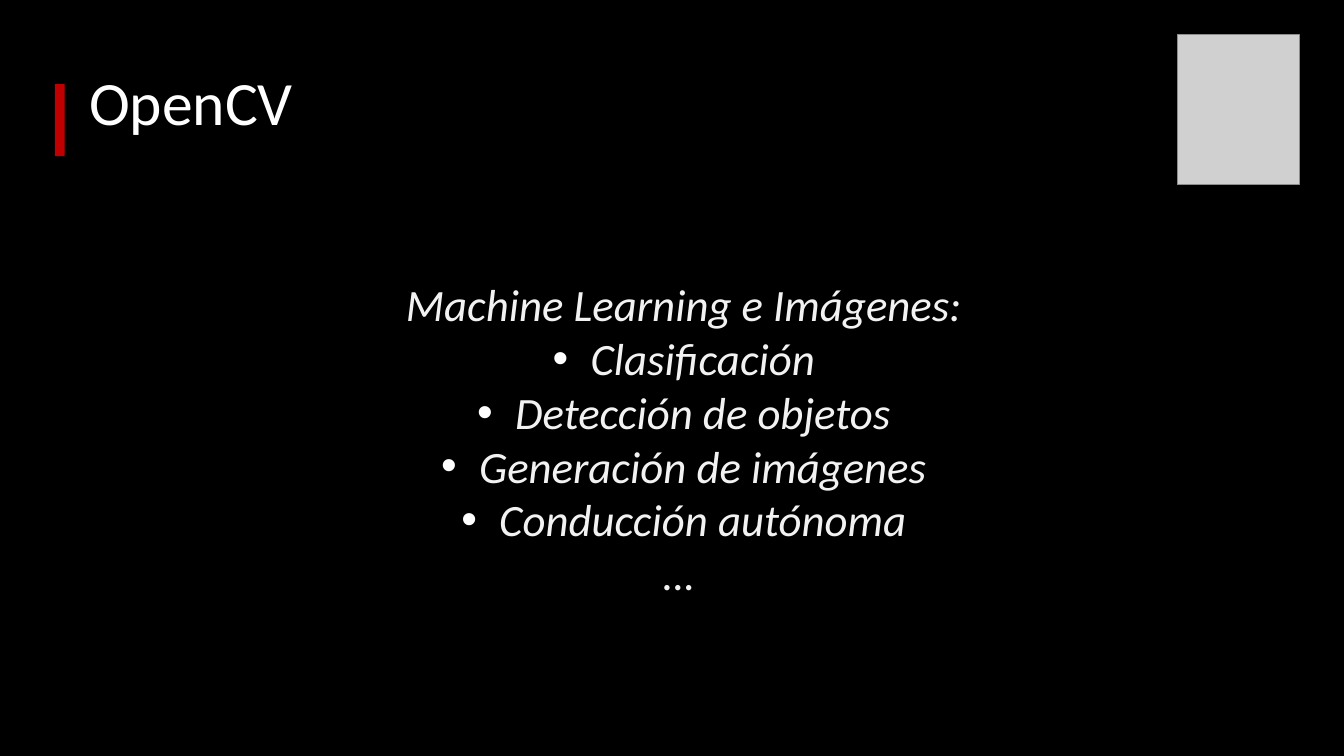
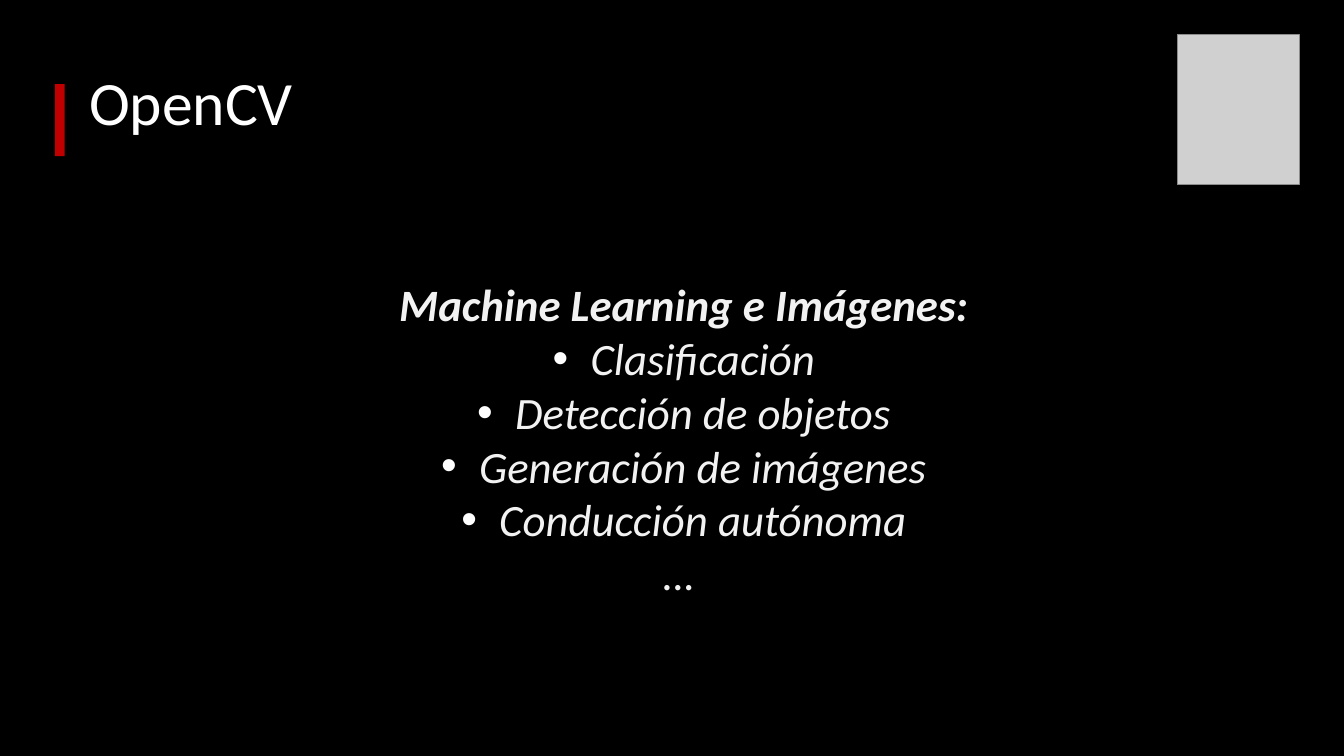
Before and after one commit to almesa93/taller_OpenCV, a slide deck: slide 2 of Presentacion_OpenCV.pptx. Drawn at 1344x756 pixels with LibreOffice and Linux fonts; fonts in the diff are those of the drawing; grey boxes stand for pictures. Boxes give left, top, right and bottom in pixels: in the first picture for what was removed or moved away, otherwise in the second. Text is boxed around its words. In the diff, an @@ line names an element or a change of style, - is before the commit and + after.

```diff
--- a/Presentacion_OpenCV.pptx
+++ b/Presentacion_OpenCV.pptx
@@ text at [399,289,968,329]: bold on in "Machine Learning e Imágenes:" @@
```
Also in this commit, not shown: 2 other slides changed, 1 slide removed.
